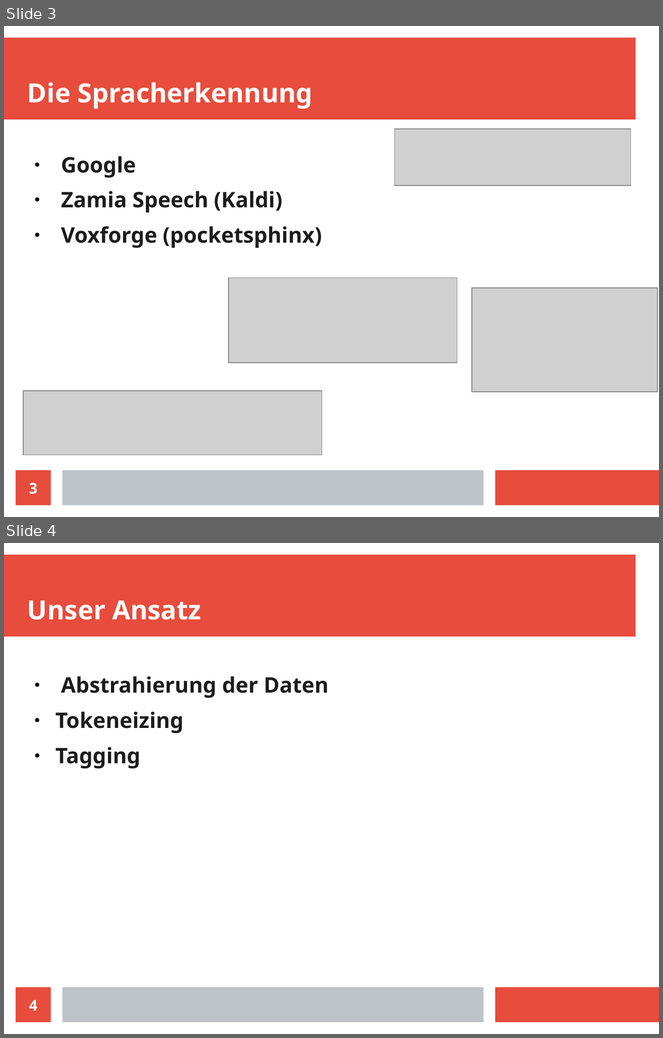
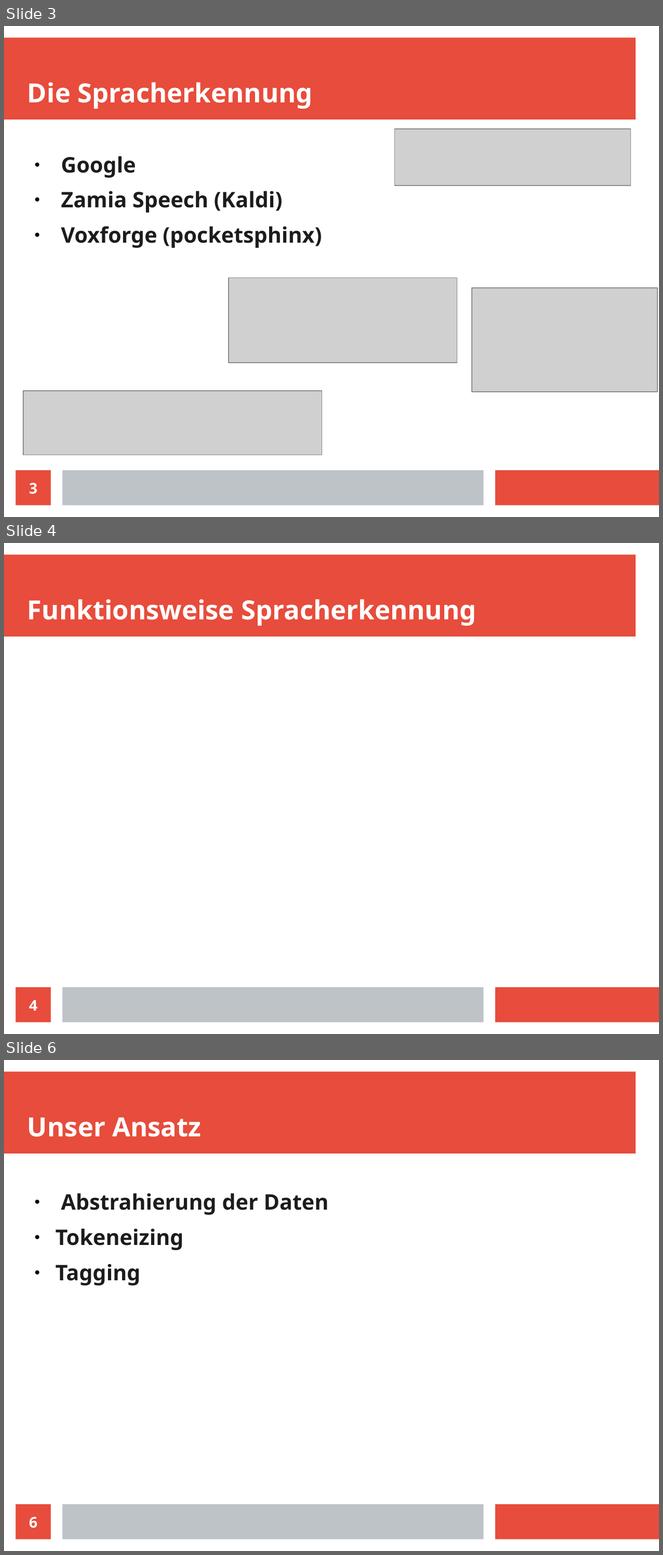
Before and after one commit to HrGaertner/punctation, a slide deck: jufo stand/Präsi.odp. Shown one above the other, each under a label of ours: slides 3 and 4 before the commit, slides 3, 4 and 6 after it; the slides between them are not shown. The pictures are 663x1038 and 663x1555 pixels, drawn with LibreOffice and Linux fonts; fonts in the diff are those of the drawing; grey boxes stand for pictures. Boxes give left, top, right and bottom in pixels: in the first picture for what was removed or moved away, otherwise in the second. Text is boxed around its words. In the diff, an @@ line names an element or a change of style, - is before the commit and + after.

```diff
--- a/jufo stand/Präsi.odp
+++ b/jufo stand/Präsi.odp
@@ slide 4 added at bbox=[4, 543, 659, 1034], background #FFFFFF; not listed: 3 template elements that a slide beside it also shows @@
@@ title added at bbox=[27, 599, 477, 626], 32 pt, text #FFFFFF, bold @@
+Funktionsweise Spracherkennung
@@ page number added at bbox=[16, 988, 51, 1023], fill #E74C3C, 18 pt, text #FFFFFF, bold @@
+4
@@ what was slide 4 is now slide 6 @@
@@ page number at bbox=[29, 1517, 37, 1529]: text changed @@
-4
+6
```
Also in this commit, not shown: 1 slide changed, 4 other slides added, 5 other files.
